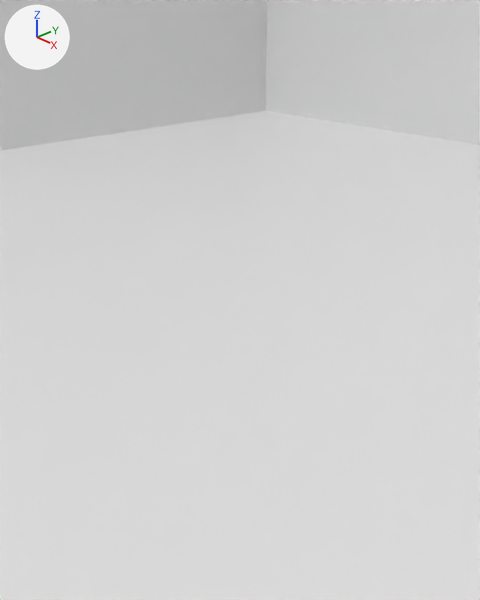
The Blender file cad/background.blend: old version first, new version second.
One viewpoint serves both versions: a 50 mm camera at (0.557, -0.6, 0.764) aimed at (-0.045, -0.034, 0.389). Every picture has the same lights, and +X, +Y and +Z are marked at upper left.
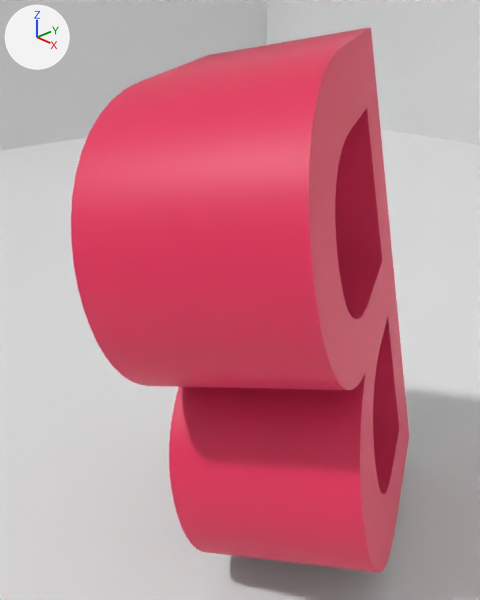
Changed parts and their boxes [x1, y1, x2, y2] in the pictures (480 x 600 px):
'B', added (red)
    after: [71, 27, 409, 573]

Edits to the bpy script that builds the scene:
```text
Add mat_letter_material:
    mat_letter_material = principled_material('Letter Material')
    mat_letter_material.base_color = (0.8, 0.0279, 0.105)  # red #e72f5b
Add txt_text_001:
    txt_text_001 = bpy.data.curves.new('Text.001', 'FONT')
    txt_text_001.body = 'B'
    txt_text_001.materials.append(mat_letter_material)  # red #e72f5b
    txt_text_001.extrude = 0.12
    txt_text_001.align_x = 'CENTER'
    txt_text_001.align_y = 'CENTER'
Add ob_b:
    ob_b = bpy.data.objects.new('B', txt_text_001)
    ob_b.location = (0.0, 0.0, 0.4)
    ob_b.rotation_euler = (1.743, 3.087, 2.075)  # degrees (100, 177, 119)
```
